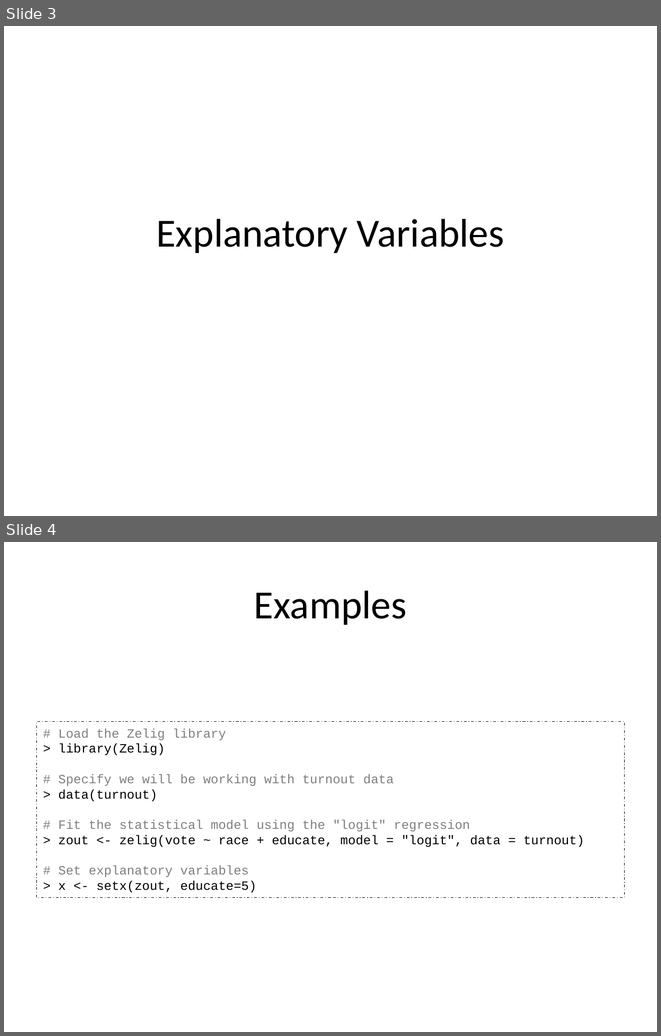
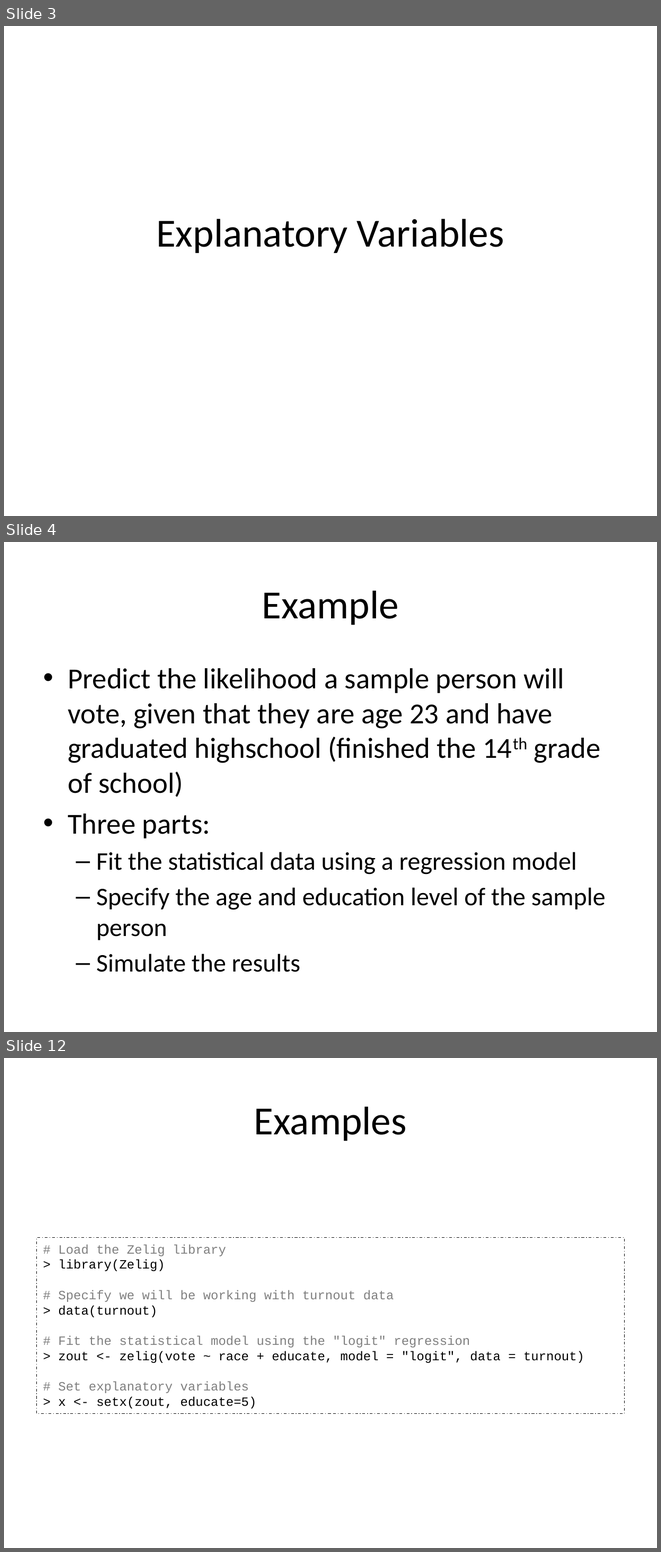
Before and after one commit to IQSS/Zelig4-Documentation, a slide deck: January-Class/Zelig_2_explanatory.pptx. Shown one above the other, each under a label of ours: slides 3 and 4 before the commit, slides 3, 4 and 12 after it; the slides between them are not shown. The pictures are 661x1036 and 661x1552 pixels, drawn with LibreOffice and Linux fonts; fonts in the diff are those of the drawing. Boxes give left, top, right and bottom in pixels: in the first picture for what was removed or moved away, otherwise in the second. Text is boxed around its words. In the diff, an @@ line names an element or a change of style, - is before the commit and + after.

```diff
--- a/January-Class/Zelig_2_explanatory.pptx
+++ b/January-Class/Zelig_2_explanatory.pptx
@@ slide 4 added at [4,542,657,1032], background #FFFFFF @@
@@ title added at [262,590,399,625], 44 pt, text #000000 @@
+Example
@@ text added at [68,668,606,972], 32 pt, text #000000 @@
+• Predict the likelihood a sample person will vote, given that they are age 23 and have graduated highschool (finished the 14th grade of school)
+• Three parts:
+  – Fit the statistical data using a regression model
+  – Specify the age and education level of the sample person
+  – Simulate the results
@@ what was slide 4 is now slide 12 @@
```
Also in this commit, not shown: 7 other slides added.
